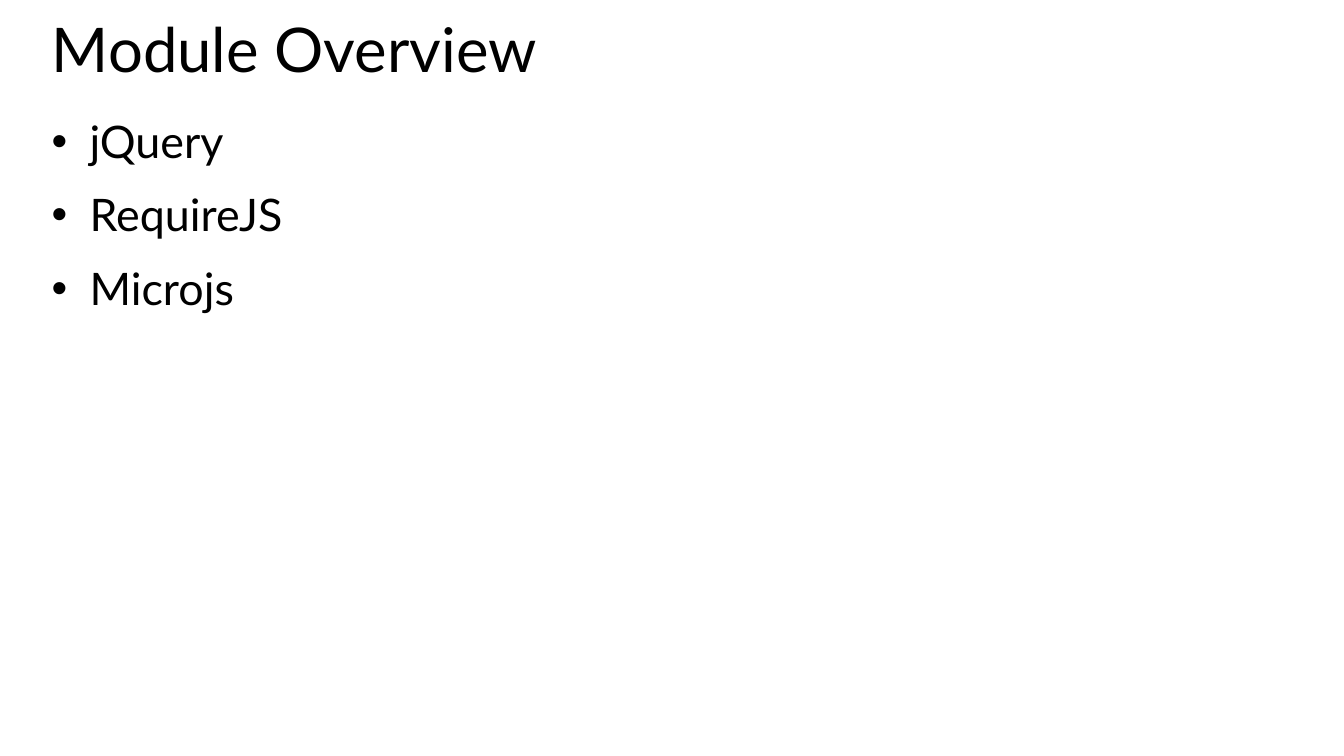
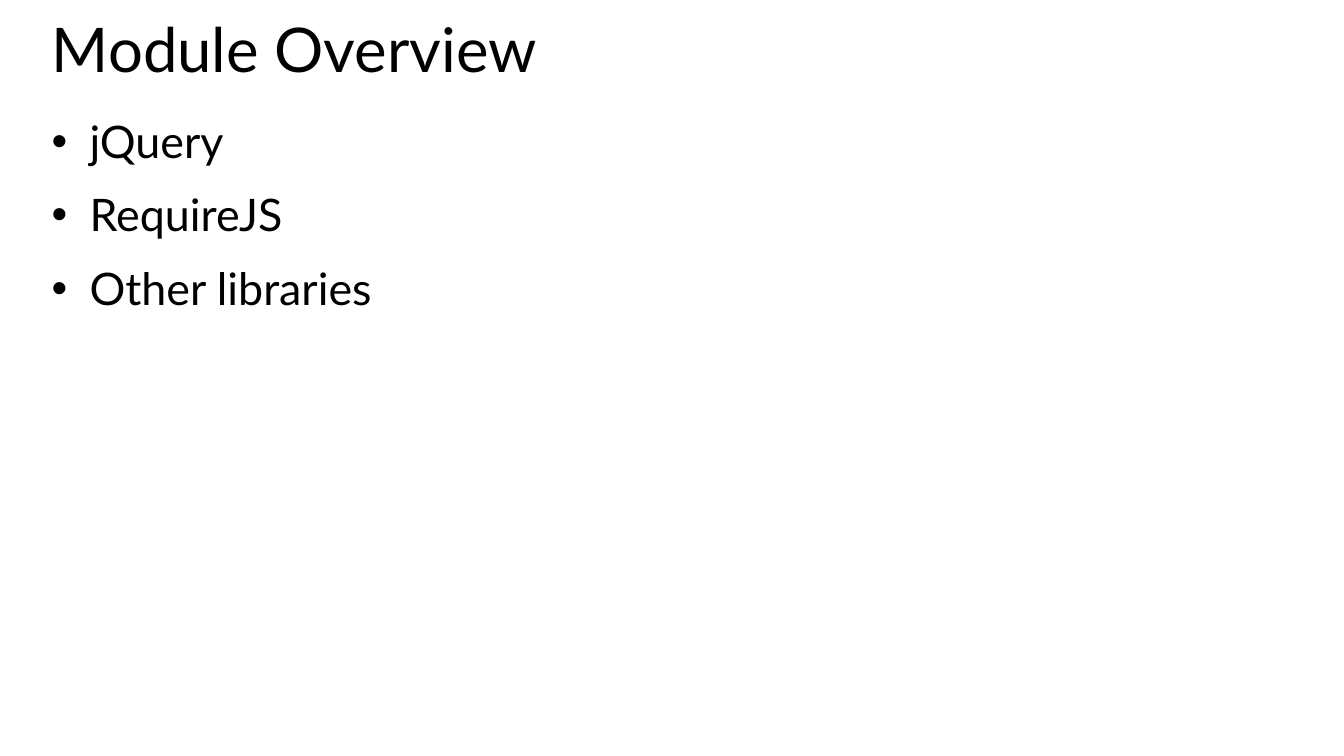
Before and after one commit to Amart85/JavaScript-Experienced-Developers, a slide deck: slide 3 of Slides/Module 5 - JS Libraries.pptx. Drawn at 1344x756 pixels with LibreOffice and Linux fonts; fonts in the diff are those of the drawing. Boxes give left, top, right and bottom in pixels: in the first picture for what was removed or moved away, otherwise in the second. Text is boxed around its words. In the diff, an @@ line names an element or a change of style, - is before the commit and + after.

Commit message:
Updates to mod 5 slides

```diff
--- a/Slides/Module 5 - JS Libraries.pptx
+++ b/Slides/Module 5 - JS Libraries.pptx
@@ text at bbox=[90, 272, 372, 306]: text changed @@
-• Microjs
+• Other libraries
```
Also in this commit, not shown: 6 slides added.
